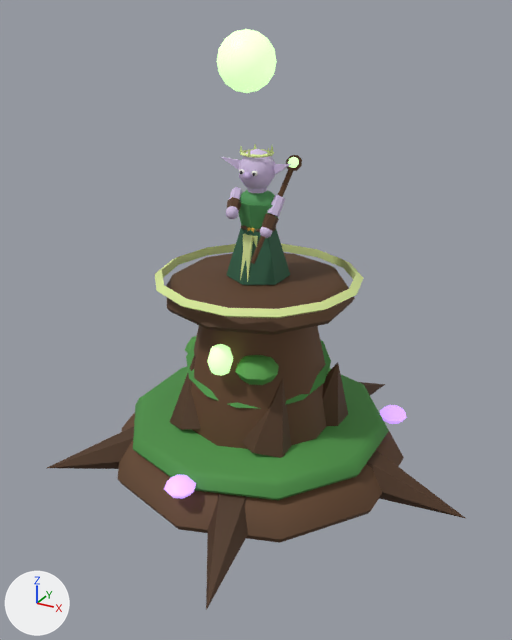
The glTF model assets/3d/tours/sylvestres-5.glb, before and after one commit.
Both versions are drawn from a 50 mm camera at (0.741, -1.358, 1.037) aimed at (0.028, -0.063, 0.389). The axes (+X, +Y, +Z) are drawn at lower left. The lights are the same throughout. The first picture is the older version. Where no turn or scale is listed for an object, it has been applied to the vertices. Vertices at exactly the same position are counted once.

Names of what the first picture shows: 'Buste_peint', 'Crane_peint', 'OrbeMagique', 'sylvestres_5_lueur', 'sylvestres_5_peint' and 6 more.
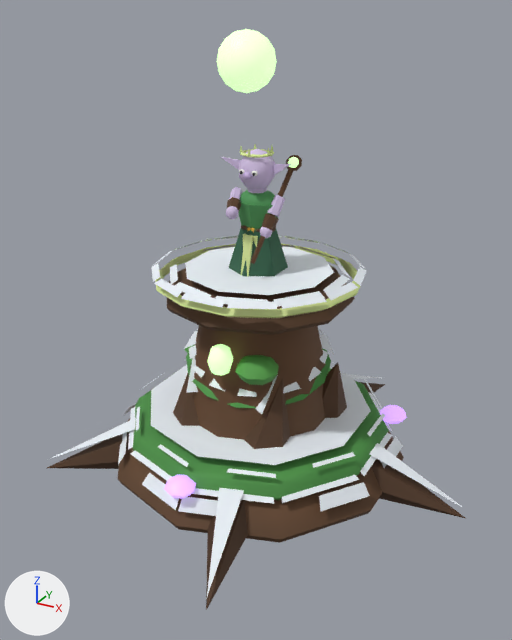
What differs and where, as boxes (x1, y1, x2, y2) in the pictures (512 x 640 px):
'sylvestres_5_peint', reshaped: before (47, 244, 465, 610); after (47, 236, 465, 610)
part 1 of me_balcon, added: after (50, 236, 462, 596)

The change in detail:
me_balcon is used by ob_sylvestres_5_peint; location (0.0, 0.0, 0.42).
me_balcon had 372 vertices, 676 faces and spanned x -0.434..0.536, y -0.51..0.51, z -0.441..0.061.
me_balcon now has 705 vertices, 851 faces and spans x -0.434..0.536, y -0.51..0.51, z -0.441..0.079.
me_balcon part 1: 333 vertices added at x -0.428..0.529, y -0.503..0.503, z -0.412..0.079.
